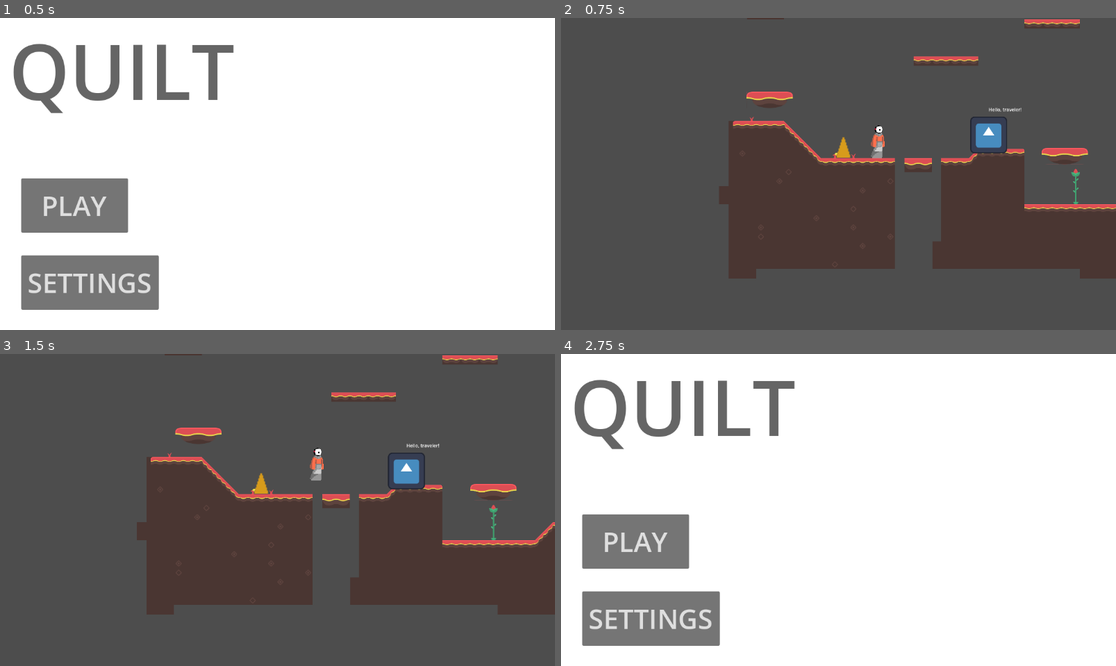
Above: before the commit, frames 1-4 (two rows, left to right).
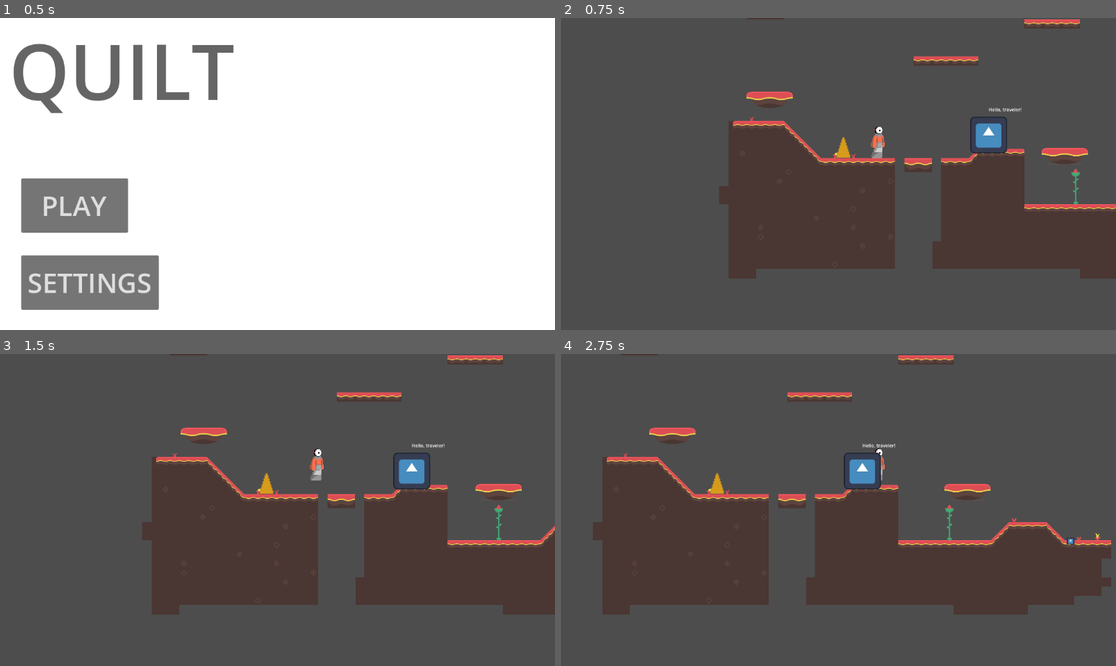
Above: after the commit, the same moments.

Repository: unsaltedkale/Quilt
Game: Godot game, scene res://Andy's Path/Scenes/AndyMain.tscn
Same seed, same stepped clock (60 frames per second), same inputs: the game is played once before the commit and once after it. This scene is started directly instead of the project's main scene. The engine's default icon, where the game draws it, is replaced by a stand-in: a white triangle on a blue panel in a dark square.
Inputs (mouse positions are in pixels of both pictures, inside the frame that each line leads up to):
- Up to frame 1 (0.5 s): no input
- Up to frame 2 (0.75 s): click "PLAY" at 0.5 s
- Up to frame 3 (1.5 s): tap Enter at 1.25 s; move the mouse to (249, 572) at 1.27 s; hold D (move_right) from 1.28 s (still down); tap Space (jump) at 1.35 s; click (249, 572) at 1.42 s
- Up to frame 4 (2.75 s): keep holding D (move_right); tap Space (jump) at 1.52, 1.82, 2.27, 2.3, 2.57 s; move the mouse to (1005, 556) at 2.02 s; tap F (fire_projectile) at 2.1 s; click (1005, 556) at 2.17 s

Frame 1 is identical in both runs. In frame 2, less than 0.1% of the frame differs, in the area x 55-59%, y 34-44%; in frame 3, 3.1%; in frame 4, 98%, in the area x 0-100%, y 0-100%.
Error after the commit: Invalid call. Nonexistent function 'was_on_floor' in base 'CharacterBody2D (player.gd)'. (res://Emily)

Commit message:
more animation

Diff:
--- a/Emily WIP/Scenes/player.tscn
+++ b/Emily WIP/Scenes/player.tscn
@@ -8,12 +8,27 @@
 [ext_resource type="PackedScene" uid="uid://b22c0g5pf8l3j" path="res://Emily WIP/Scenes/recoil_component.tscn" id="7_d3lbi"]
 [ext_resource type="PackedScene" uid="uid://cys2fk40vy80u" path="res://Elena/Scenes/player_health.tscn" id="7_d72cn"]
 [ext_resource type="PackedScene" uid="uid://d3tqa847kjwb5" path="res://Emily WIP/Scenes/projectile_component.tscn" id="8_d3lbi"]
+[ext_resource type="Texture2D" uid="uid://bye0p8jff0guv" path="res://Art/Quilt Animation Spritesheet Fall .png" id="9_7a16b"]
 [ext_resource type="Texture2D" uid="uid://b2ufgpd8bdbdn" path="res://Art/Quilt Animation Spritesheet Stop (1).png" id="9_17h1f"]
 [ext_resource type="Texture2D" uid="uid://cx87scu4cs4kc" path="res://Art/Quilt Animation Spritesheet Idle (1).png" id="9_ltfw8"]
 [ext_resource type="Texture2D" uid="uid://d4enw7wsgmurv" path="res://Art/Quilt Animation Spritesheet Walk (1).png" id="10_ltfw8"]
+[ext_resource type="Texture2D" uid="uid://0qwf60hlqiwk" path="res://Art/Quilt Animation Spritesheet Jump.png" id="11_lkxuv"]
+[ext_resource type="Texture2D" uid="uid://c3nsbjc4e2qdy" path="res://Art/Quilt Animation Spritesheet Land.png" id="12_g4sr2"]
 
 [sub_resource type="CapsuleShape2D" id="CapsuleShape2D_x8qdn"]
 radius = 4.75
+
+[sub_resource type="AtlasTexture" id="AtlasTexture_2k042"]
+atlas = ExtResource("9_7a16b")
+region = Rect2(0, 0, 32, 46)
+
+[sub_resource type="AtlasTexture" id="AtlasTexture_vfdg1"]
+atlas = ExtResource("9_7a16b")
+region = Rect2(0, 46, 32, 46)
+
+[sub_resource type="AtlasTexture" id="AtlasTexture_n7wni"]
+atlas = ExtResource("9_7a16b")
+region = Rect2(0, 92, 32, 46)
 
 [sub_resource type="AtlasTexture" id="AtlasTexture_x8qdn"]
 atlas = ExtResource("9_ltfw8")
@@ -23,6 +38,22 @@
 atlas = ExtResource("9_ltfw8")
 region = Rect2(0, 45, 19, 45)
 
+[sub_resource type="AtlasTexture" id="AtlasTexture_d0p7j"]
+atlas = ExtResource("11_lkxuv")
+region = Rect2(0, 0, 32, 46)
+
+[sub_resource type="AtlasTexture" id="AtlasTexture_icvrh"]
+atlas = ExtResource("11_lkxuv")
+region = Rect2(0, 46, 32, 46)
+
+[sub_resource type="AtlasTexture" id="AtlasTexture_jgwx7"]
+atlas = ExtResource("11_lkxuv")
+region = Rect2(0, 92, 32, 46)
+
+[sub_resource type="AtlasTexture" id="AtlasTexture_a45e1"]
+atlas = ExtResource("12_g4sr2")
+region = Rect2(0, 0, 26, 43)
+
 [sub_resource type="AtlasTexture" id="AtlasTexture_tcrre"]
 atlas = ExtResource("9_17h1f")
 region = Rect2(0, 0, 34, 44)
@@ -105,6 +136,20 @@
 
 [sub_resource type="SpriteFrames" id="SpriteFrames_4hfjo"]
 animations = [{
+"frames": [{
+"duration": 1.0,
+"texture": SubResource("AtlasTexture_2k042")
+}, {
+"duration": 1.0,
+"texture": SubResource("AtlasTexture_vfdg1")
+}, {
+"duration": 1.0,
+"texture": SubResource("AtlasTexture_n7wni")
+}],
+"loop": false,
+"name": &"fall",
+"speed": 5.0
+}, {
 "frames": [{
 "duration": 1.0,
 "texture": SubResource("AtlasTexture_x8qdn")
@@ -115,6 +160,28 @@
 "loop": true,
 "name": &"idle",
 "speed": 3.0
+}, {
+"frames": [{
+"duration": 1.0,
+"texture": SubResource("AtlasTexture_d0p7j")
+}, {
+"duration": 1.0,
+"texture": SubResource("AtlasTexture_icvrh")
+}, {
+"duration": 1.0,
+"texture": SubResource("AtlasTexture_jgwx7")
+}],
+"loop": false,
+"name": &"jump",
+"speed": 4.0
+}, {
+"frames": [{
+"duration": 1.0,
+"texture": SubResource("AtlasTexture_a45e1")
+}],
+"loop": false,
+"name": &"land",
+"speed": 5.0
 }, {
 "frames": [{
 "duration": 1.0,
@@ -222,6 +289,4 @@
 position = Vector2(1.1920929e-07, 0)
 scale = Vector2(2.5, 2.5)
 sprite_frames = SubResource("SpriteFrames_4hfjo")
-animation = &"idle"
-frame = 1
-frame_progress = 0.5539129
+animation = &"land"
--- a/Emily WIP/Scripts/jump_component.gd
+++ b/Emily WIP/Scripts/jump_component.gd
@@ -5,9 +5,19 @@
 @export var jump_velocity: float = -750.0 #change
 
 var is_jumping: bool = false
+var is_falling: bool = false
+var is_landing: bool = false
 
 func handle_jump(body: CharacterBody2D, want_to_jump:bool) -> void:
 	if want_to_jump and body.is_on_floor():
 		body.velocity.y = jump_velocity
+	is_jumping = body.velocity.y > 0 and not body.is_on_floor()
+	is_falling = body.velocity.y < 0 and not body.is_on_floor()
+	is_landing = body.was_on_floor()
 
-	is_jumping = body.velocity.y < 0 and not body.is_on_floor()
+	if is_jumping:
+		$"../AnimatedSprite2D".play("jump")
+	if is_falling:
+		$"../AnimatedSprite2D".play("fall")
+	else:
+		$"../AnimatedSprite2D".play("idle")
--- a/Emily WIP/Scripts/movement_component.gd
+++ b/Emily WIP/Scripts/movement_component.gd
@@ -2,10 +2,17 @@
 extends Node
 
 @export_subgroup("Settings")
-@export var speed: float = 800 #change
+@export var speed: float = 600 #change
 @export var jump_component: JumpComponent
 
 func handle_horizontal_movement(body: CharacterBody2D, direction: float) -> void:
-	# if jump_component.bool.is_jumping = false
-	if body.is_on_floor():
-		body.velocity.x = direction * speed
+	body.velocity.x = direction * speed
+	if body.velocity.x > 0:
+		$"../AnimatedSprite2D".flip_h = false
+		$"../AnimatedSprite2D".play("walk")
+	if body.velocity.x < 0:
+		$"../AnimatedSprite2D".flip_h = true
+		$"../AnimatedSprite2D".play("walk")
+	else:
+		$"../AnimatedSprite2D".play("idle")
+	# when acceleration decreasing : play stop animation
--- a/Emily WIP/Scripts/recoil_component.gd
+++ b/Emily WIP/Scripts/recoil_component.gd
@@ -9,22 +9,19 @@
 
 var speed_negative : bool = false
 
+
 #mouse.x > the player.x to the right
 func handle_movement(body: CharacterBody2D, want_to_shoot: bool) -> void:
+	var mouse_pos : Vector2 = get_viewport().get_mouse_position()
+	var player_pos : Vector2 = body.position * get_viewport().get_canvas_transform()
 	if want_to_shoot:
 		# use camera position for player later when camera follows player
-		if get_viewport().get_mouse_position().x > (body.position.x-3050)/3.3 and speed_negative:
+		if mouse_pos > player_pos and speed_negative:
 			speed = speed * 1
 			speed_negative = true
-		elif get_viewport().get_mouse_position().x > (body.position.x-3050)/3.3:
+		elif mouse_pos > player_pos:
 			speed = speed * -1
 			speed_negative = true
-		if get_viewport().get_mouse_position().x < (body.position.x-3050)/3.3 and speed_negative:
-			speed = speed * -1
-			speed_negative = false
-		elif get_viewport().get_mouse_position().x < (body.position.x-3050)/3.3:
-			speed = speed * 1
-			speed_negative = false
 
 		body.velocity.x = body.position.x * speed
-		print("player position : ", body.global_position ," mouse position: ", get_viewport().get_mouse_position())
+		print("player position : ", player_pos.x, " , ", player_pos.y ," mouse position: ", mouse_pos.x, " , ", mouse_pos.y)
--- a/Emily WIP/Scripts/red_projectile.gd
+++ b/Emily WIP/Scripts/red_projectile.gd
@@ -6,9 +6,9 @@
 func _physics_process(delta):
 	#go to mouse location
 	position.x += get_viewport().get_mouse_position().x * speed
-	print("projectile position x: ", position.x)
+	#print("projectile position x: ", position.x)
 	position.y += get_viewport().get_mouse_position().y * speed
-	print("projectile position y: ", position.y)
+	#print("projectile position y: ", position.y)
 
 func _on_projectile_body_entered(body):
 	if (body is TileMapLayer):
Binary file added: Art/Quilt Animation Spritesheet Fall .png
Not shown, added: Art/Quilt Animation Spritesheet Fall .png.import
Binary file added: Art/Quilt Animation Spritesheet Jump.png
Not shown, added: Art/Quilt Animation Spritesheet Jump.png.import
Binary file added: Art/Quilt Animation Spritesheet Land.png
Not shown, added: Art/Quilt Animation Spritesheet Land.png.import
Not shown: 1 places in Emily WIP/Scenes/player.tscn that only renumber resources
Not shown, changed: .DS_Store
Not shown, changed: Art/.DS_Store
